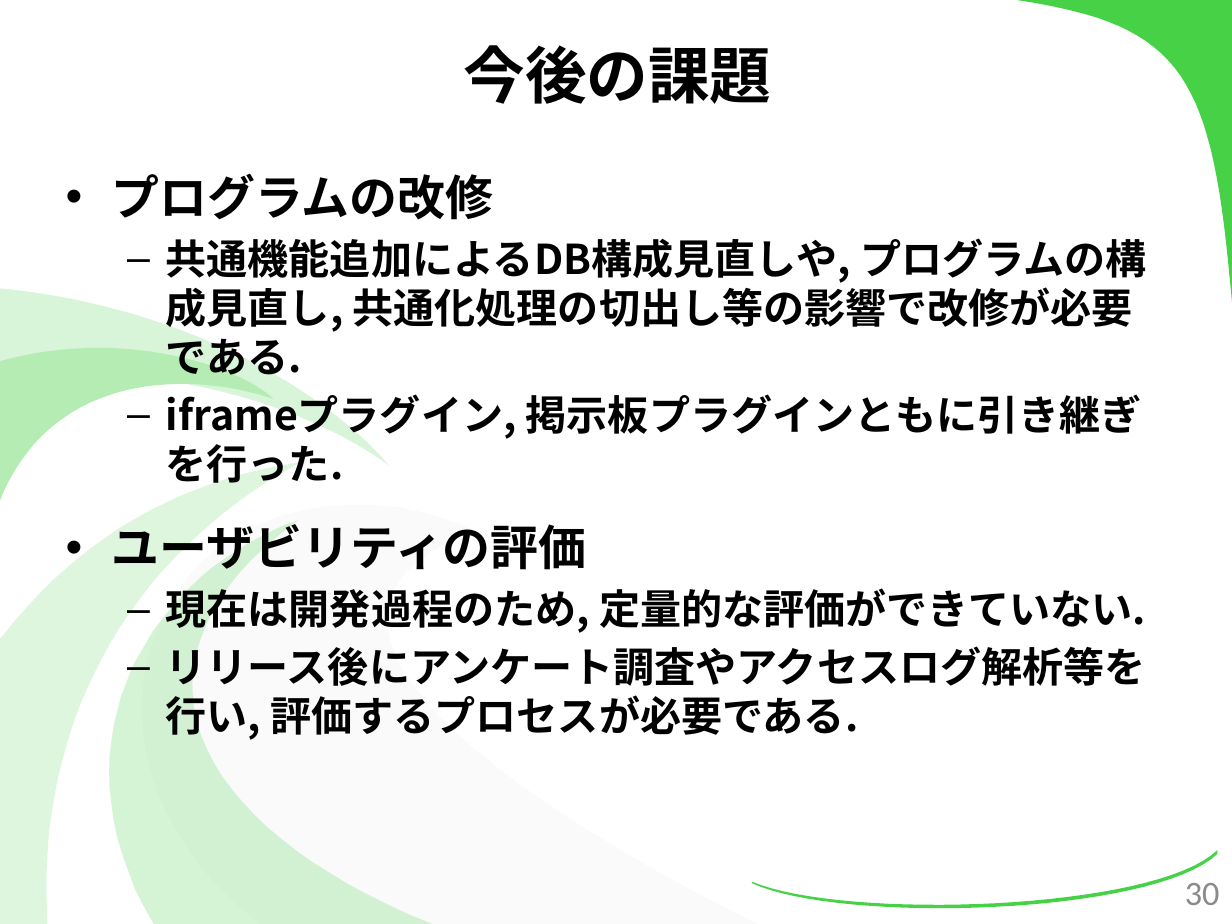
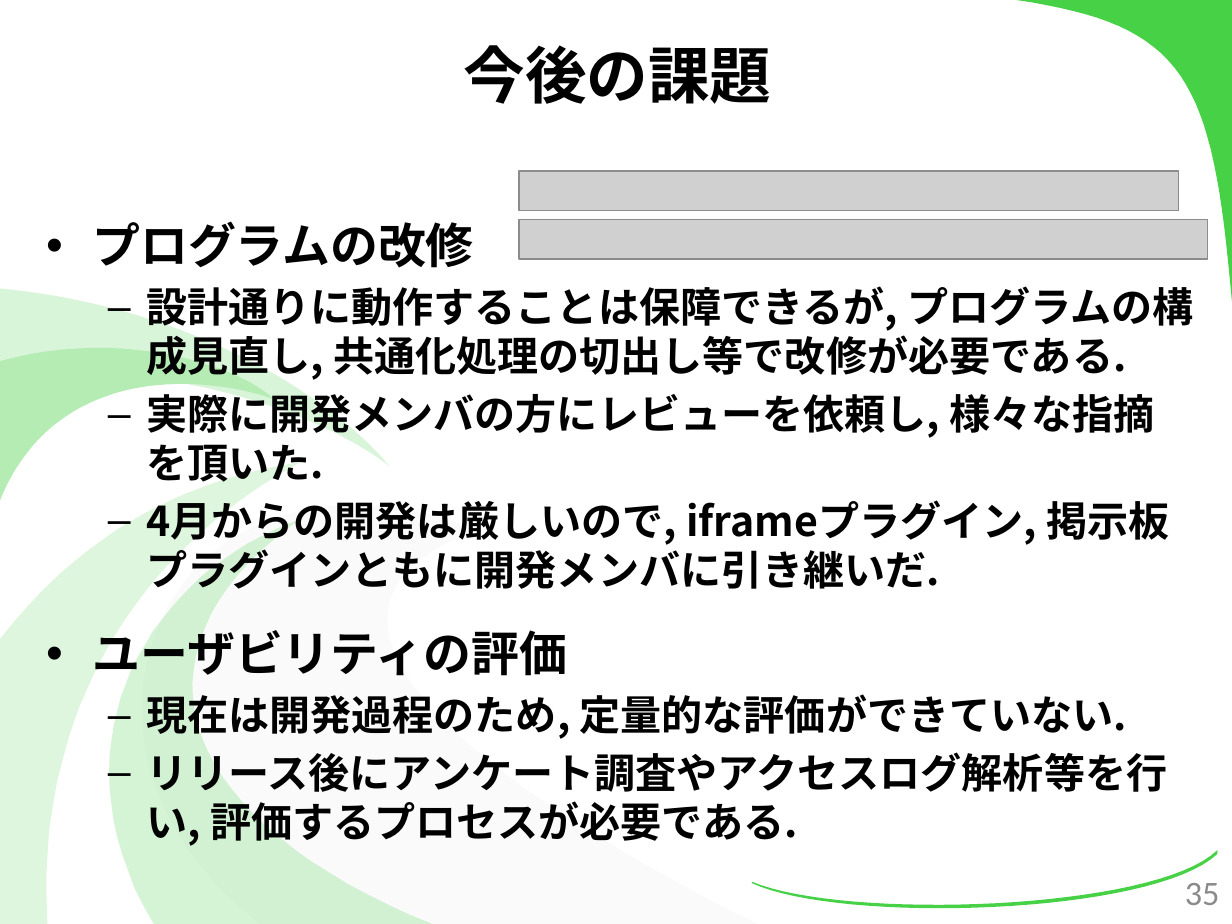
Before and after one commit to kotaro0717/Report-Management, a slide deck: slide 35 of 2.最終報告/3.発表資料/報告資料(最終).pptx (slide 30 before the commit). Drawn at 1232x924 pixels with LibreOffice and Linux fonts; fonts in the diff are those of the drawing; grey boxes stand for pictures. Boxes give left, top, right and bottom in pixels: in the first picture for what was removed or moved away, otherwise in the second. Text is boxed around its words. In the diff, an @@ line names an element or a change of style, - is before the commit and + after.

```diff
--- a/2.最終報告/3.発表資料/報告資料(最終).pptx
+++ b/2.最終報告/3.発表資料/報告資料(最終).pptx
@@ picture added at (519,171,1178,211) @@
@@ text "プログラムの改修": place and size @@
-text "プログラムの改修" at (112,173,1146,740)
+text "プログラムの改修" at (92,221,1193,846)
@@ picture added at (519,219,1207,259) @@
@@ text at (146,286,1193,589): text changed @@
-  – 共通機能追加によるDB構成見直しや, プログラムの構成見直し, 共通化処理の切出し等の影響で改修が必要である.
-  – iframeプラグイン, 掲示板プラグインともに引き継ぎを行った.
+  – 設計通りに動作することは保障できるが, プログラムの構成見直し, 共通化処理の切出し等で改修が必要である.
+  – 実際に開発メンバの方にレビューを依頼し, 様々な指摘を頂いた.
+  – 4月からの開発は厳しいので, iframeプラグイン, 掲示板プラグインともに開発メンバに引き継いだ.
@@ page number at (1185,883,1220,905): text changed @@
-30
+35
```
Also in this commit, not shown: 31 other slides changed, 15 slides added, 11 slides removed, 6 other files.
